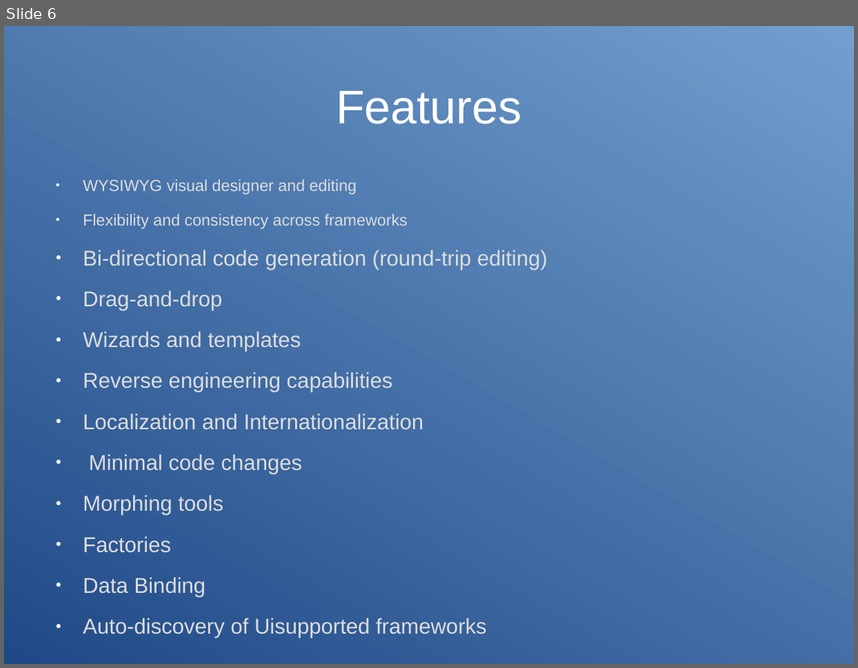
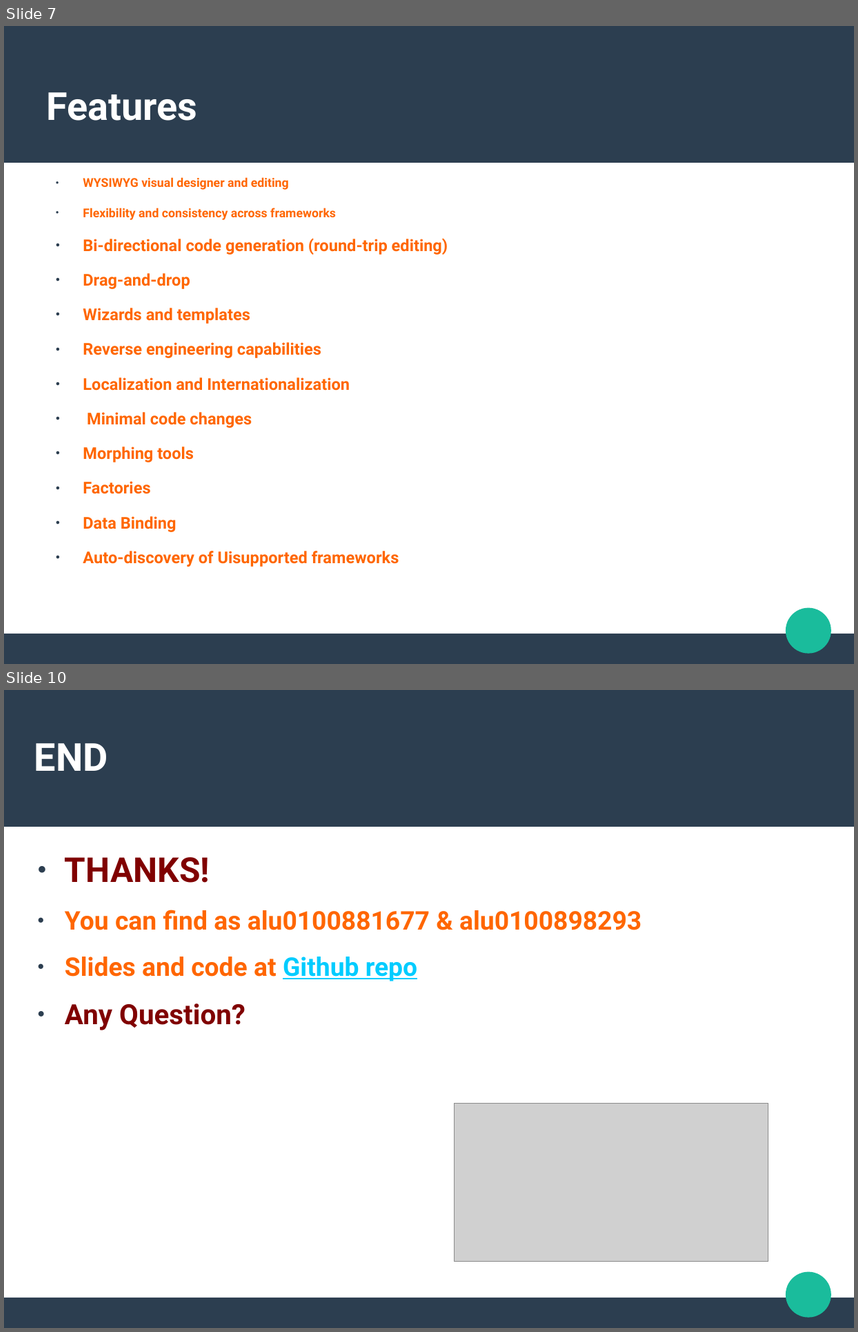
Before and after one commit to alu0100881677/PAI-WindowBuilder, a slide deck: Presentacion.odp. Shown one above the other, each under a label of ours: slide 6 before the commit, slides 7 and 10 after it; the slides between them are not shown. The pictures are 858x668 and 858x1332 pixels, drawn with LibreOffice and Linux fonts; fonts in the diff are those of the drawing; grey boxes stand for pictures. Boxes give left, top, right and bottom in pixels: in the first picture for what was removed or moved away, otherwise in the second. Text is boxed around its words. In the diff, an @@ line names an element or a change of style, - is before the commit and + after.

```diff
--- a/Presentacion.odp
+++ b/Presentacion.odp
@@ slide 10 added at (4, 690, 854, 1328), background #FFFFFF; not listed: 3 template elements that a slide beside it also shows @@
@@ title added at (34, 743, 108, 771), 36 pt, text #FFFFFF, bold @@
+END
@@ text added at (65, 857, 642, 1030), 24 pt, text #FF6600, bold @@
+● THANKS!
+● You can find as alu0100881677 & alu0100898293
+● Slides and code at Github repo
+● Any Question?
@@ picture added at (455, 1103, 769, 1261) @@
@@ what was slide 6 is now slide 7 @@
@@ slide 7 changed as well @@
@@ background gradient #204A87 to #729FCF to #FFFFFF @@
@@ rectangle added at (4, 26, 854, 163), fill #2C3E50 @@
@@ title "Features" at (47, 92, 198, 121): size 44 to 36 pt, font Arial to Roboto, bold on; alignment centre to left @@
@@ text "WYSIWYG visual designer and editing" at (83, 177, 448, 566): size 15 to 11.4 pt in "WYSIWYG visual designer and editing", "Flexibility and consistency across frameworks"; font Arial to Roboto, text colour #DDDDDD to #FF6600, bold on; size 20 to 15.2 pt in "Bi-directional code generation (round-trip editing)", "Drag-and-drop", "Wizards and templates", "Reverse engineering capabilities" and 6 more places; bullet colour #FFFFFF to #2C3E50 @@
@@ ellipse added at (786, 608, 832, 653), fill #1ABC9C @@
@@ rectangle added at (4, 633, 854, 663), fill #2C3E50 @@
```
Also in this commit, not shown: 5 other slides changed, 3 other slides added, 1 slide removed, 1 other file.
